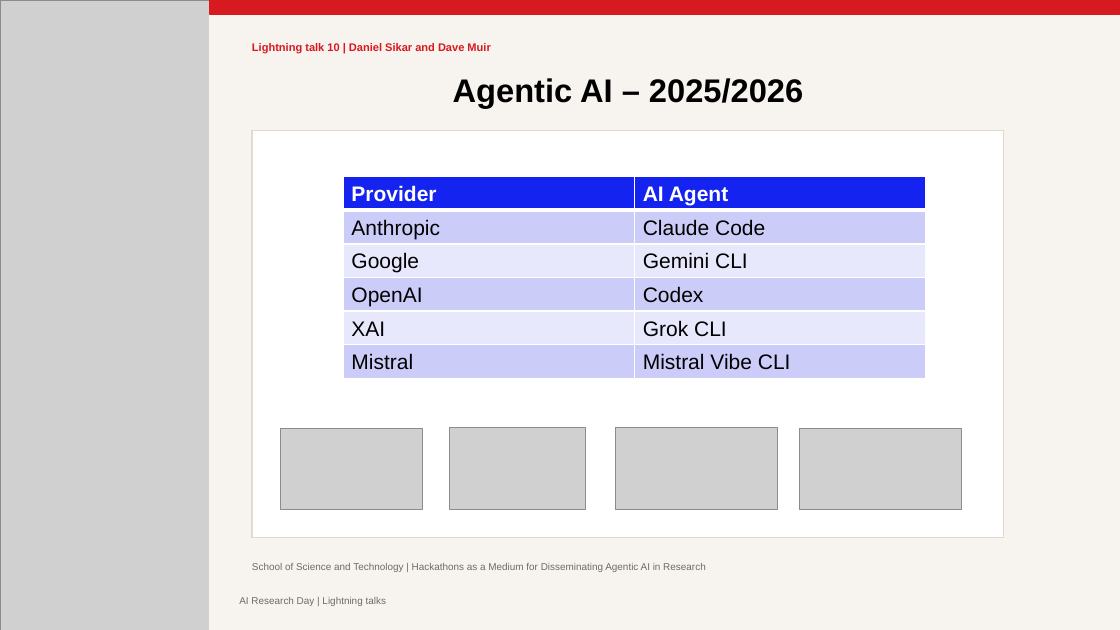
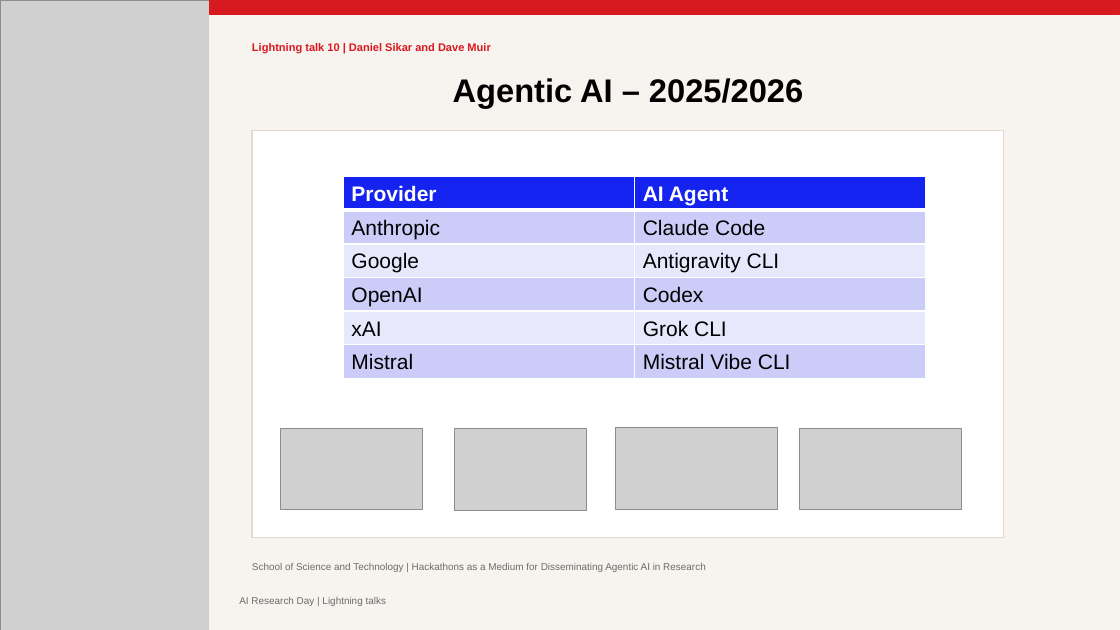
Before and after one commit to dsikar/csg-ai-research-day-2026, a slide deck: slide 5 of AI-Research-Day-Presentation-Daniel-Sikar-Dave-Muir.pptx. Drawn at 1120x630 pixels with LibreOffice and Linux fonts; fonts in the diff are those of the drawing; grey boxes stand for pictures. Boxes give left, top, right and bottom in pixels: in the first picture for what was removed or moved away, otherwise in the second. Text is boxed around its words. In the diff, an @@ line names an element or a change of style, - is before the commit and + after.

```diff
--- a/AI-Research-Day-Presentation-Daniel-Sikar-Dave-Muir.pptx
+++ b/AI-Research-Day-Presentation-Daniel-Sikar-Dave-Muir.pptx
@@ table at [343,176,926,376] @@
-row 3, column 2: Gemini CLI
+row 3, column 2: Antigravity CLI
-row 5, column 1: XAI
+row 5, column 1: xAI
@@ picture: place and size @@
-picture at [450,428,585,509]
+picture at [455,429,586,512]
```
Also in this commit, not shown: 4 other slides changed, 1 slide added, 1 other file.
